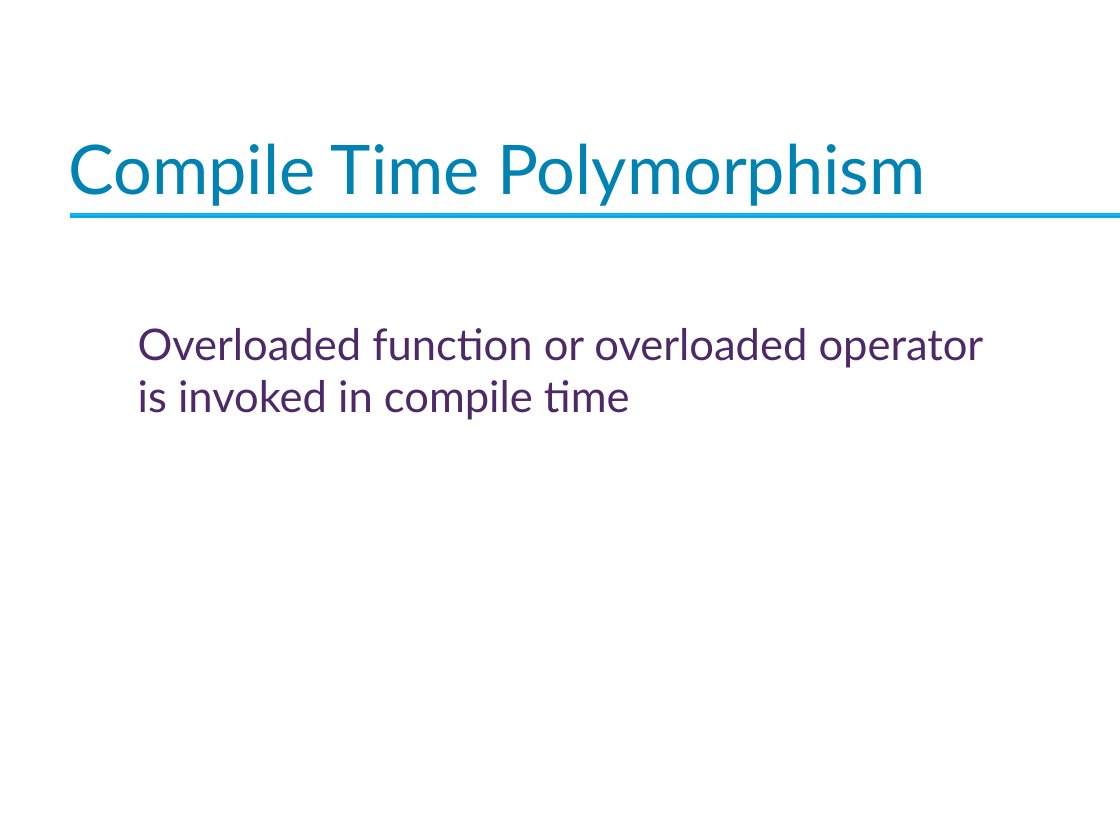
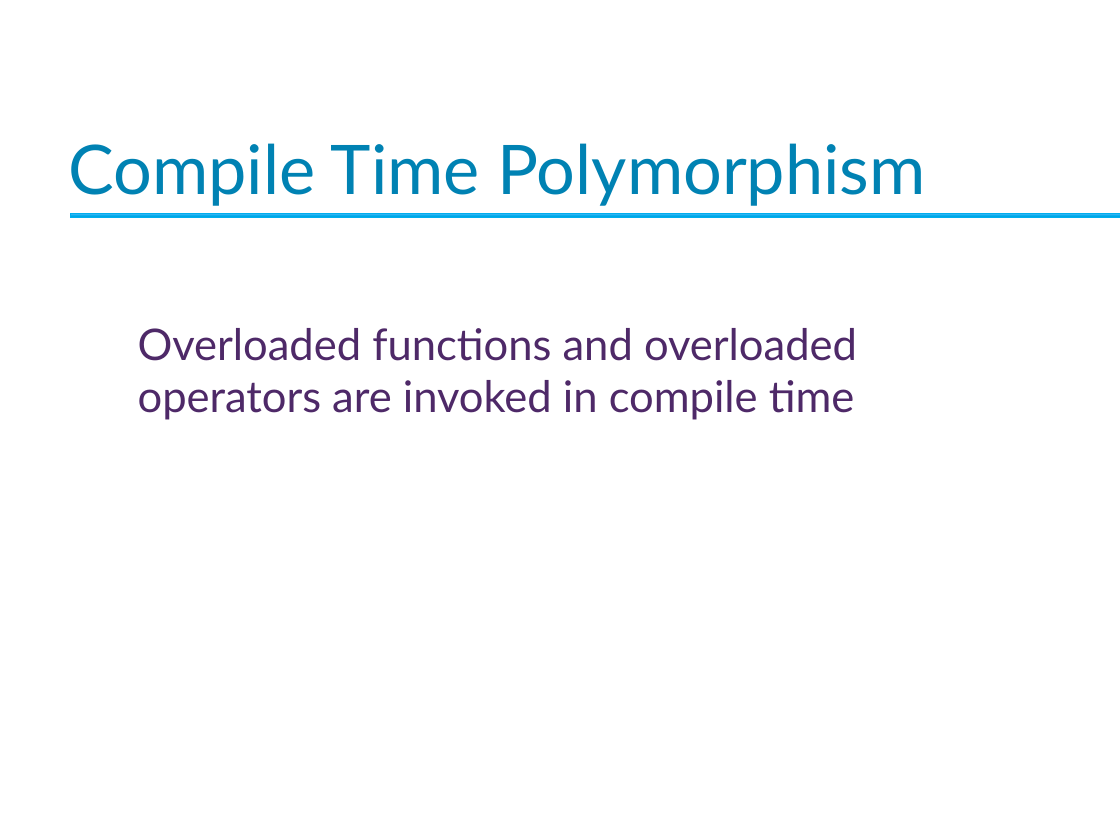
Before and after one commit to Imran4424/C-Plus-Plus-Object-Oriented, a slide deck: slide 11 of OOP.pptx. Drawn at 1120x840 pixels with LibreOffice and Linux fonts; fonts in the diff are those of the drawing; background and template pictures are left out. Boxes give left, top, right and bottom in pixels: in the first picture for what was removed or moved away, otherwise in the second. Text is boxed around its words. In the diff, an @@ line names an element or a change of style, - is before the commit and + after.

Commit message:
oop slide

```diff
--- a/OOP.pptx
+++ b/OOP.pptx
@@ text at (138,328,857,420): text changed @@
-Overloaded function or overloaded operator is invoked in compile time
+Overloaded functions and overloaded operators are invoked in compile time
```
Also in this commit, not shown: 1 other slide changed.
